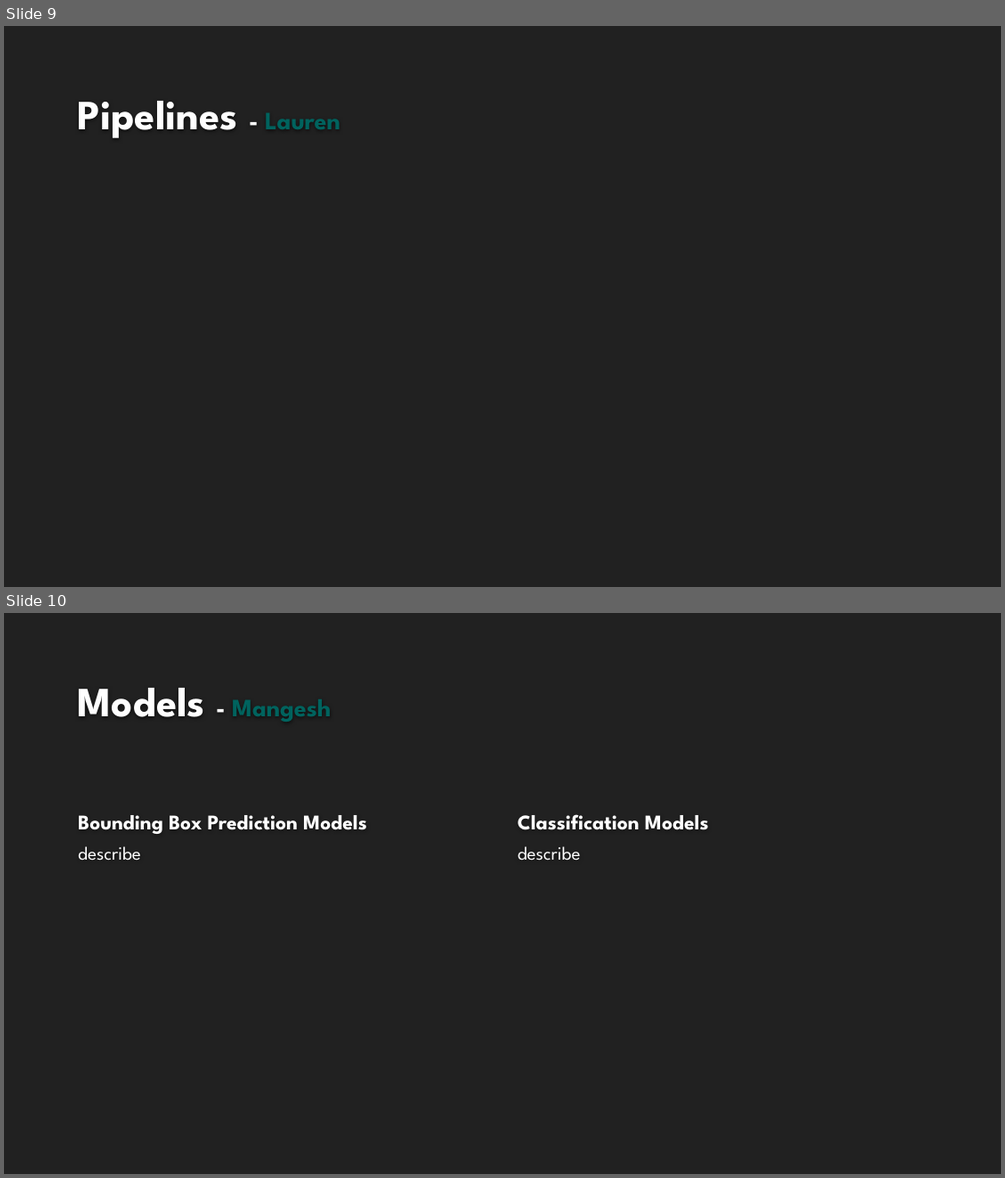
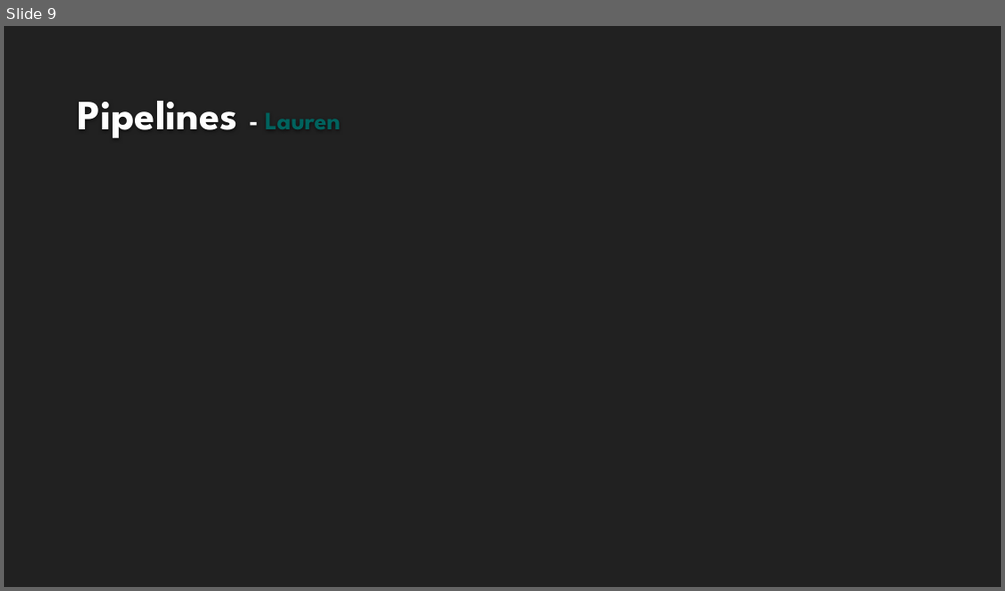
Before and after one commit to LaurenMadar/AML-finalgroup2, a slide deck: other/Group2_Phase1.pptx. Shown one above the other, each under a label of ours: slides 9 and 10 before the commit, slide 9 after it. The pictures are 1005x1178 and 1005x591 pixels, drawn with LibreOffice and Linux fonts; fonts in the diff are those of the drawing; background and template pictures are left out. Boxes give left, top, right and bottom in pixels: in the first picture for what was removed or moved away, otherwise in the second. Text is boxed around its words. In the diff, an @@ line names an element or a change of style, - is before the commit and + after.

```diff
--- a/other/Group2_Phase1.pptx
+++ b/other/Group2_Phase1.pptx
@@ slide 10 removed at box(4, 613, 1001, 1174), background #212121 @@
@@ title removed at box(78, 688, 331, 722) @@
-Models - Mangesh
@@ text removed at box(78, 815, 367, 834) @@
-Bounding Box Prediction Models
@@ text removed at box(518, 814, 709, 830) @@
-Classification Models
@@ text removed at box(78, 846, 141, 860) @@
-describe
@@ text removed at box(518, 846, 581, 860) @@
-describe
```
Also in this commit, not shown: 4 slides changed.
